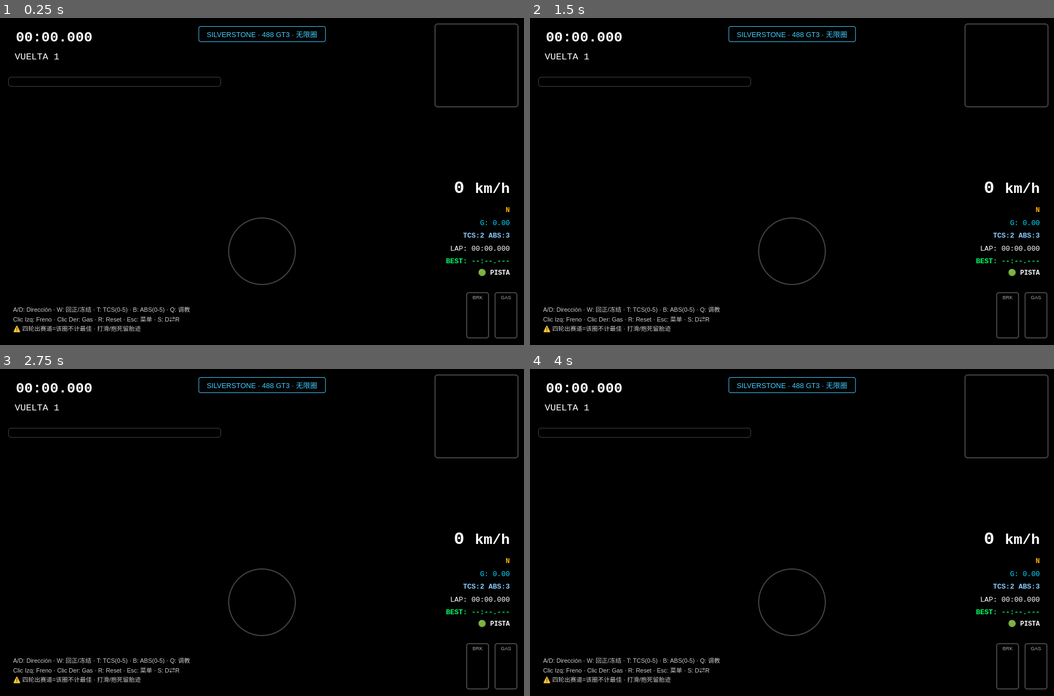
Above: before the commit, frames 1-4 (two rows, left to right).
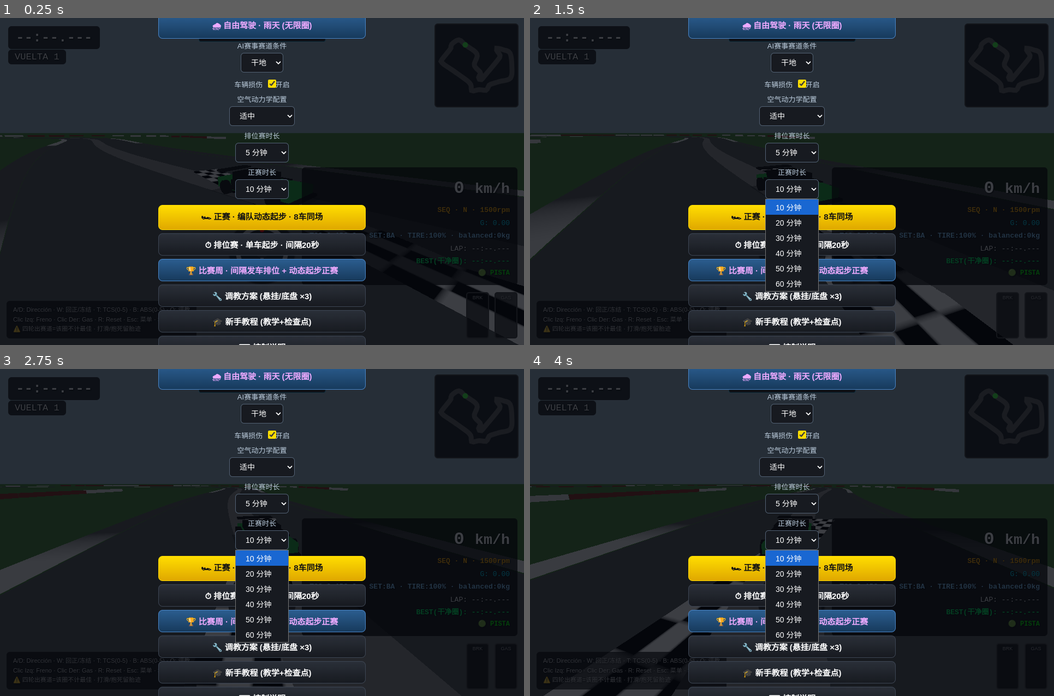
Above: after the commit, the same moments.

Repository: jeiiymother/racing-game
Game: browser game, page game_modes.html
Two runs of this game, one before a commit and one after it. Both use one fixed random seed, a clock stepped at 60 frames per second and the inputs below.
Inputs (mouse positions are in pixels of both pictures, inside the frame that each line leads up to):
- Up to frame 1 (0.25 s): no input
- Up to frame 2 (1.5 s): click (792, 181) at 0.27 s; hold D from 1.03 s (still down); tap Space at 1.1 s
- Up to frame 3 (2.75 s): release D at 1.53 s; hold S 1.58-1.85 s; tap Space at 1.6, 2.1, 2.6 s; hold A 1.9-2.47 s; hold W from 2.52 s (still down)
- Up to frame 4 (4 s): release W at 2.82 s; hold D 2.87-3.53 s; tap Space at 3.1, 3.6 s; hold W 3.58-3.82 s; hold A from 3.87 s (still down)

The runs differ from the first frame. In frame 1, 80% of the frame differs, in the area x 0-100%, y 0-100%; in frame 2, 78%; in frame 3, 79%; in frame 4, 79%.
Error before the commit: TypeError: Cannot read properties of undefined (reading 'color')

Commit message:
修复赛事模式初始化黑屏
Co-authored-by: Copilot <223556219+Copilot@users.noreply.github.com>

Diff:
--- a/game_modes.html
+++ b/game_modes.html
@@ -122,6 +122,6 @@
 <script src="./js/vehicle-physics.js"></script>
 <script src="./js/vehicle-transmission.js"></script>
 <script src="./js/vehicle-controls.js"></script>
-<script src="./js/game_modes.js?v=20261114-4"></script>
+<script src="./js/game_modes.js?v=20261114-5"></script>
 </body>
 </html>
--- a/js/game_modes.js
+++ b/js/game_modes.js
@@ -19,7 +19,7 @@
 });
 const {
   TW,KW,RW,WALLD,CAR_HW,CAR_LEN,CP,curve,NW,wp,WP_SP,scA,scMax,Rad,ins,prox,sNear,
-  isOpen,limAt,nearest,trackLength,gndMat,trackMat
+  isOpen,limAt,nearest,trackLength,groundMaterial:gndMat,trackMaterial:trackMat
 }=trackCourse;
 
 // ===== SKID MARKS =====
--- a/tests/module-loading.test.js
+++ b/tests/module-loading.test.js
@@ -4,6 +4,7 @@
 const test = require('node:test');
 
 const html = fs.readFileSync(path.join(__dirname, '../game_modes.html'), 'utf8');
+const gameScript = fs.readFileSync(path.join(__dirname, '../js/game_modes.js'), 'utf8');
 
 test('vehicle modules load before the game orchestrator', () => {
   const gameScript = html.indexOf('./js/game_modes.js');
@@ -24,3 +25,8 @@
     assert.match(html, new RegExp(`<option value="${preset}"`));
   }
 });
+
+test('track materials are wired to the weather-level update', () => {
+  assert.match(gameScript, /groundMaterial\s*:\s*gndMat/);
+  assert.match(gameScript, /trackMaterial\s*:\s*trackMat/);
+});
